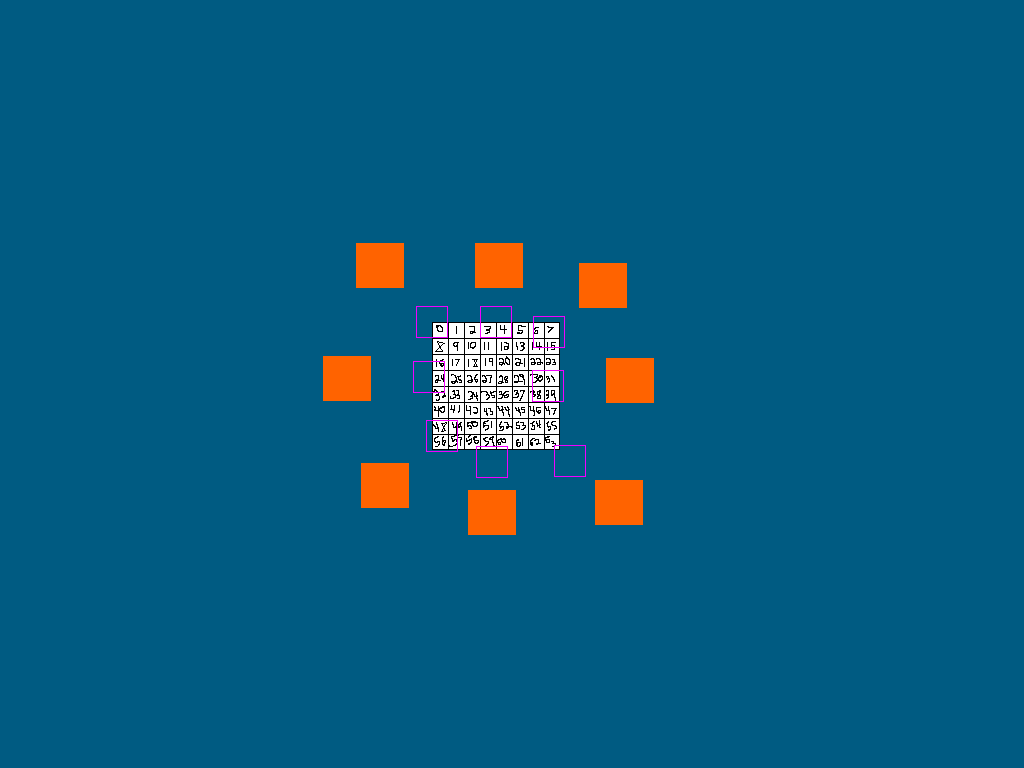
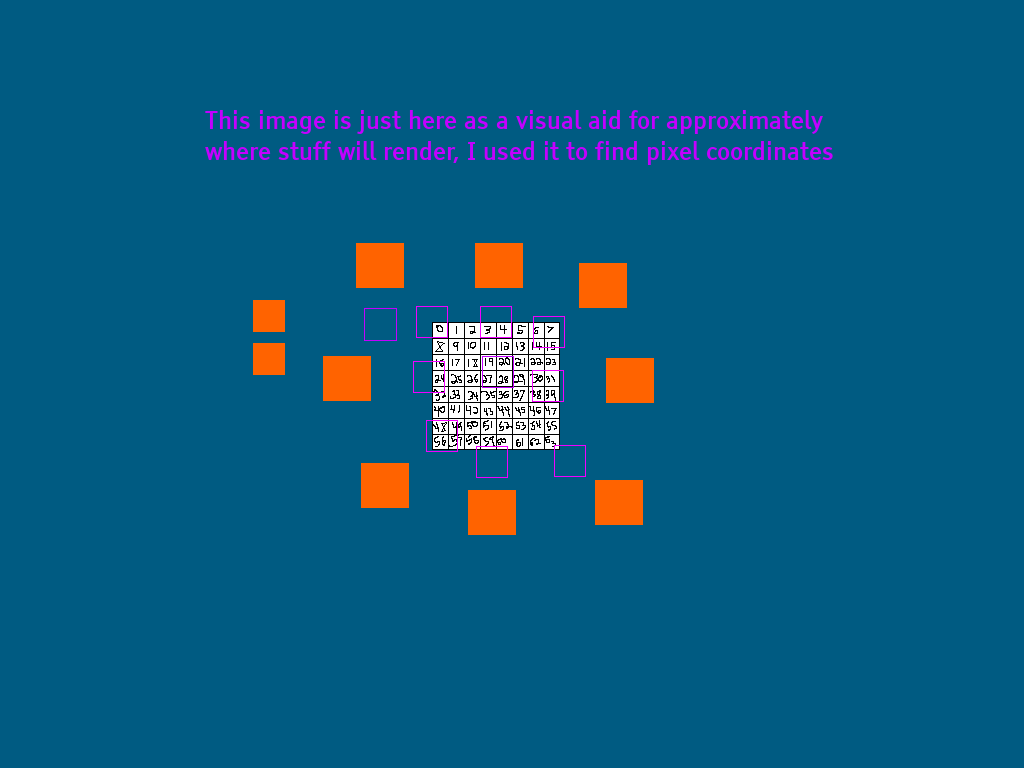
Layer changes from the first w=1024, h=768 image to the second:
added layer "This image is just here as a v..." above "roi" over [205, 110, 833, 165]
painted on "roi" over [253, 300, 514, 388]
